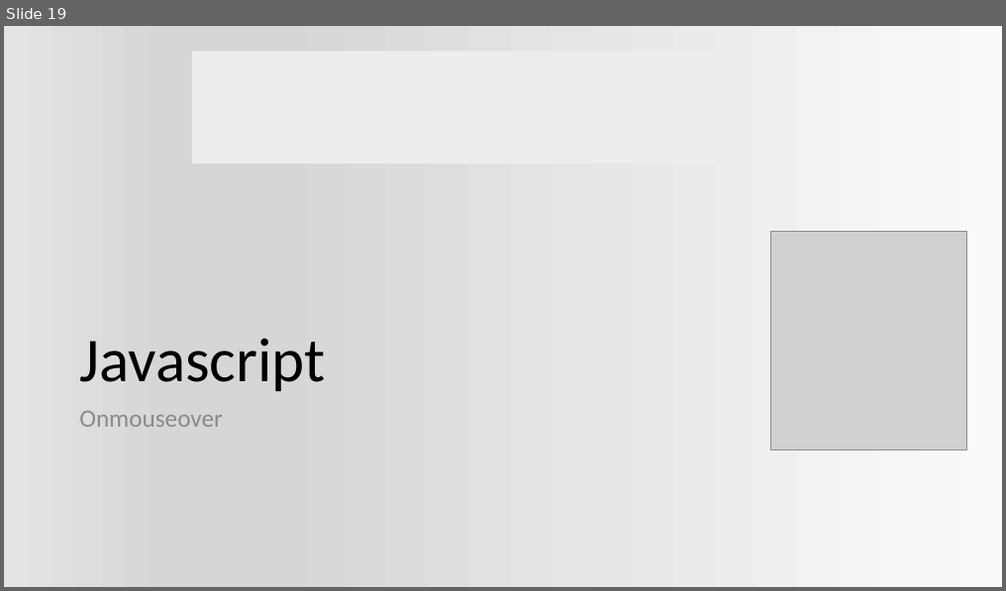
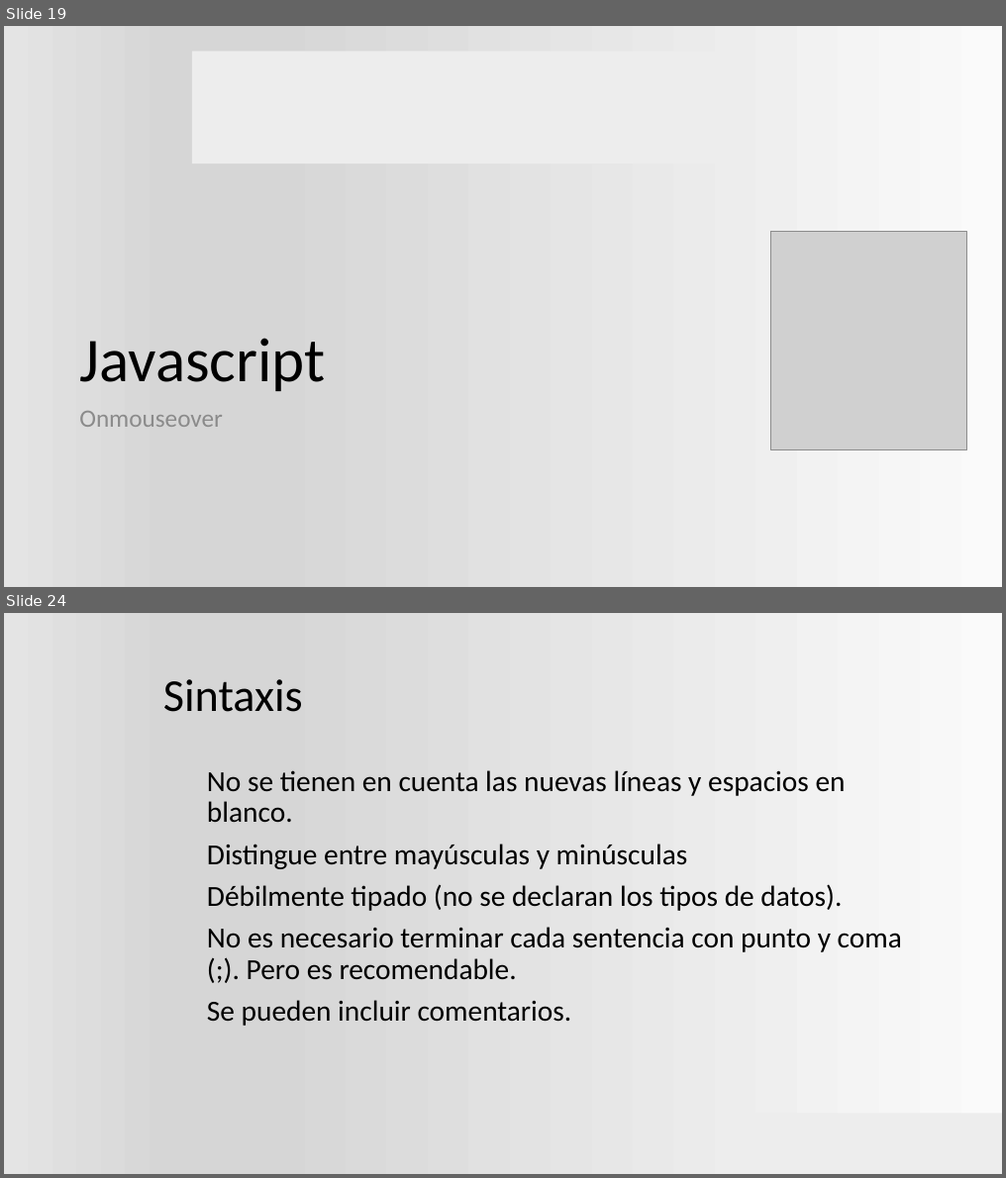
Before and after one commit to ProfVillegas/CECyTe, a slide deck: Aplicacion_js.pptx. Shown one above the other, each under a label of ours: slide 19 before the commit, slides 19 and 24 after it; the slides between them are not shown. The pictures are 1006x591 and 1006x1178 pixels, drawn with LibreOffice and Linux fonts; fonts in the diff are those of the drawing; grey boxes stand for pictures; background and template pictures are left out. Boxes give left, top, right and bottom in pixels: in the first picture for what was removed or moved away, otherwise in the second. Text is boxed around its words. In the diff, an @@ line names an element or a change of style, - is before the commit and + after.

```diff
--- a/Aplicacion_js.pptx
+++ b/Aplicacion_js.pptx
@@ slide 24 added at (4,613,1002,1174), background gradient #FAFAFA to #D7D7D7 to #E4E4E4 @@
@@ title added at (163,679,303,712), 44 pt, text #000000 @@
+Sintaxis
@@ text added at (207,770,902,1026), 28 pt, text #000000 @@
+No se tienen en cuenta las nuevas líneas y espacios en blanco.
+Distingue entre mayúsculas y minúsculas
+Débilmente tipado (no se declaran los tipos de datos).
+No es necesario terminar cada sentencia con punto y coma (;). Pero es recomendable.
+Se pueden incluir comentarios.
@@ rectangle added at (719,1114,1002,1174), fill #EDEDED @@
```
Also in this commit, not shown: 1 slide changed, 28 other slides added, 1 other file.
